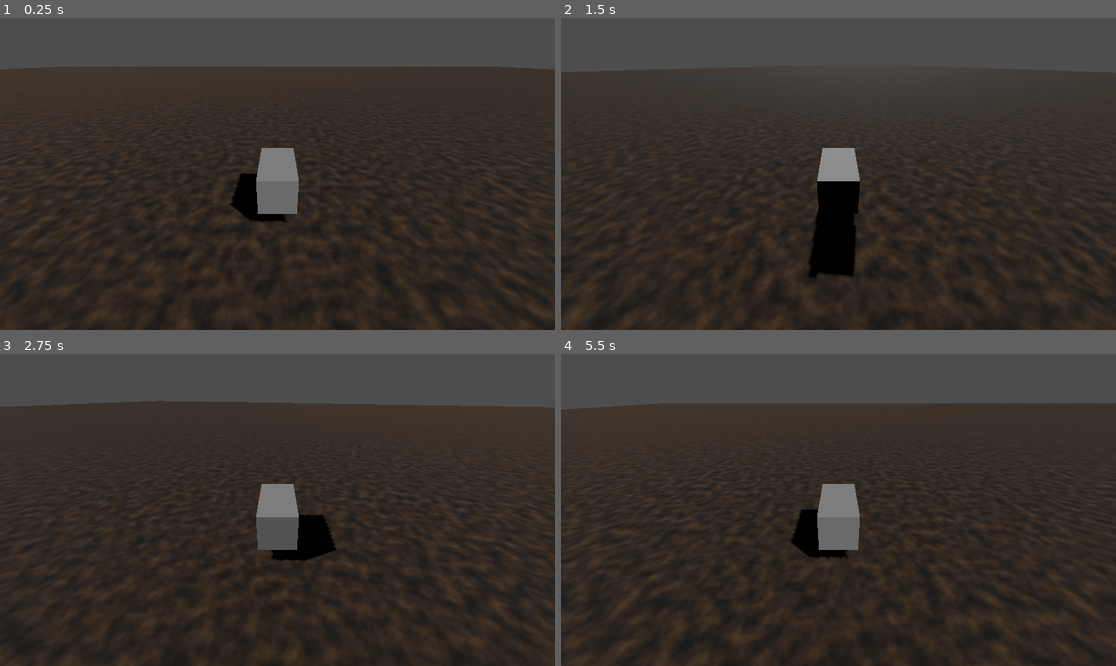
Above: before the commit, frames 1-4 (two rows, left to right).
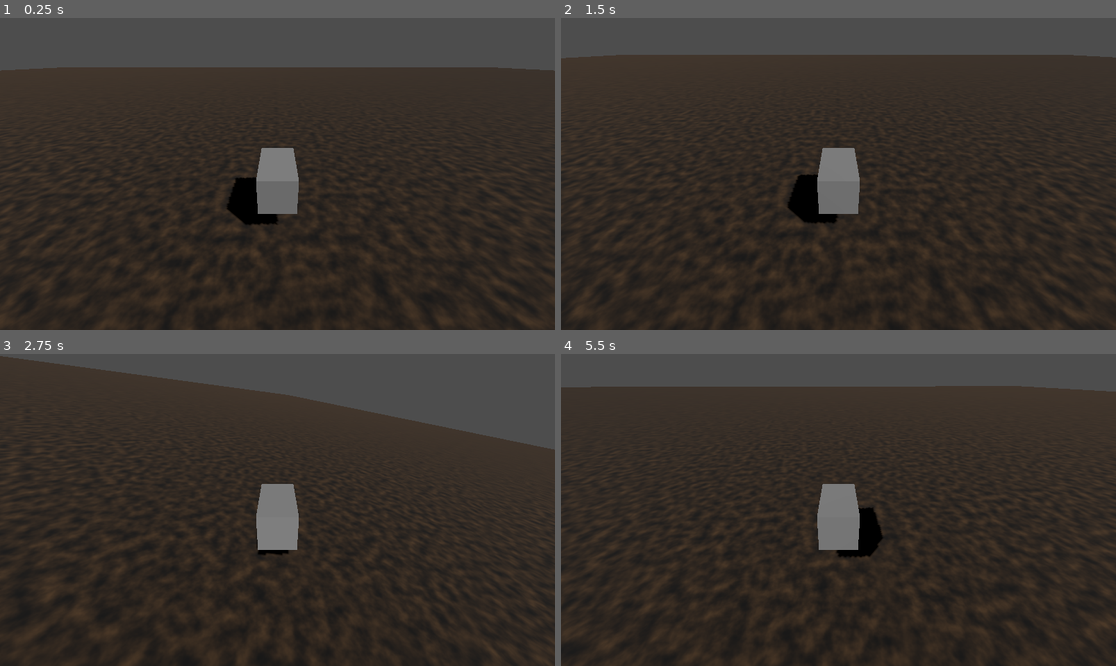
Above: after the commit, the same moments.

Repository: paul-asvb/godot-car-test
Game: Godot game, scene res://main.tscn
Two runs of this game, one before a commit and one after it. Both use one fixed random seed, a clock stepped at 60 frames per second and the inputs below.
Inputs:
- Up to frame 1 (0.25 s): no input
- Up to frame 2 (1.5 s): hold Right (ui_right) 0.53-1.28 s; hold Down (ui_down) from 1.28 s (still down)
- Up to frame 3 (2.75 s): release Down (ui_down) at 2.03 s; hold Right (ui_right) from 2.03 s (still down)
- Up to frame 4 (5.5 s): release Right (ui_right) at 2.78 s; hold Up (ui_up) 2.78-3.53 s; hold Left (ui_left) 3.53-5.03 s; hold Down (ui_down) from 5.03 s (still down)

The runs differ from the first frame. In frame 1, 2.5% of the frame differs, in the area x 0-100%, y 15-100%; in frame 2, 9.1%; in frame 3, 11%, in the area x 0-100%, y 0-100%; in frame 4, 8.7%.

Commit message:
feat: init car physics

Diff:
--- a/car.gd
+++ b/car.gd
@@ -1,46 +1,106 @@
-extends CharacterBody3D
+extends RigidBody3D
 
-const SPEED = 15.0
-const ROT_SPEED = 3.0
-const ACCEL = 10.0
-const FRICTION = 5.0
+# Suspension parameters
+const SPRING_STRENGTH = 150.0
+const SPRING_DAMPING = 10.0
+const REST_LENGTH = 0.5
+const WHEEL_RADIUS = 0.2
+
+# Drive parameters
+const ENGINE_FORCE = 40.0
+const BRAKE_FORCE = 20.0
+const MAX_STEER_ANGLE = 0.4
+const STEER_SPEED = 3.0
+
+# Tire grip
+const TIRE_GRIP = 0.8
+const TIRE_MASS = 1.0
+
+# Anti-roll stability
+const ANTI_ROLL_STRENGTH = 50.0
+const ANGULAR_DAMPING_MULTIPLIER = 3.0
+
+var current_steer = 0.0
+
+@onready var wheels = [
+	$WheelFL,
+	$WheelFR,
+	$WheelRL,
+	$WheelRR
+]
 
 func _physics_process(delta):
-	# Input: Left/Right to turn, Up/Down to move forward/backward
-	# Note: In Godot, negative Z is forward.
+	var steer_input = 0.0
+	if Input.is_action_pressed("ui_left"):
+		steer_input += 1.0
+	if Input.is_action_pressed("ui_right"):
+		steer_input -= 1.0
 
-	var rot_dir = 0
-	if Input.is_action_pressed("ui_left"):
-		rot_dir += 1
-	if Input.is_action_pressed("ui_right"):
-		rot_dir -= 1
+	current_steer = move_toward(current_steer, steer_input * MAX_STEER_ANGLE, STEER_SPEED * delta)
 
-	var move_dir = 0
-	# Pressing UP (forward) should move in -Z
+	var throttle = 0.0
 	if Input.is_action_pressed("ui_up"):
-		move_dir += 1
+		throttle += 1.0
 	if Input.is_action_pressed("ui_down"):
-		move_dir -= 1
+		throttle -= 1.0
 
-	# Rotate
-	if move_dir != 0:
-		# Only rotate when moving for realistic car feels, or always for arcade?
-		# Let's rotate always for simplicity
-		pass
-	rotate_y(rot_dir * ROT_SPEED * delta)
+	for i in range(wheels.size()):
+		var wheel: RayCast3D = wheels[i]
+		if not wheel.is_colliding():
+			continue
 
-	# Move
-	if move_dir != 0:
-		# Transform.basis.z is backward, so -basis.z is forward
-		var direction = -global_transform.basis.z * move_dir
-		velocity.x = move_toward(velocity.x, direction.x * SPEED, ACCEL * delta)
-		velocity.z = move_toward(velocity.z, direction.z * SPEED, ACCEL * delta)
-	else:
-		velocity.x = move_toward(velocity.x, 0, FRICTION * delta)
-		velocity.z = move_toward(velocity.z, 0, FRICTION * delta)
+		var contact_point = wheel.get_collision_point()
+		var contact_normal = wheel.get_collision_normal()
+		var wheel_pos = wheel.global_position
 
-	# Simple gravity
-	if not is_on_floor():
-		velocity.y -= 9.8 * delta
+		# Suspension force (spring + damper)
+		var ray_length = REST_LENGTH + WHEEL_RADIUS
+		var distance = wheel_pos.distance_to(contact_point)
+		var compression = ray_length - distance
 
-	move_and_slide()
+		if compression > 0:
+			var wheel_velocity = get_point_velocity(wheel_pos)
+			var vertical_velocity = contact_normal.dot(wheel_velocity)
+
+			var spring_force = compression * SPRING_STRENGTH
+			var damper_force = -vertical_velocity * SPRING_DAMPING
+			var suspension_force = contact_normal * (spring_force + damper_force)
+
+			apply_force(suspension_force, wheel_pos - global_position)
+
+			# Calculate tire forces
+			var forward_dir = -global_transform.basis.z
+			var right_dir = global_transform.basis.x
+
+			# Apply steering to front wheels (indices 0 and 1)
+			if i < 2:
+				forward_dir = forward_dir.rotated(Vector3.UP, current_steer)
+				right_dir = right_dir.rotated(Vector3.UP, current_steer)
+
+			# Lateral grip (prevent sliding)
+			var lateral_velocity = right_dir.dot(wheel_velocity)
+			var lateral_force = -right_dir * lateral_velocity * TIRE_GRIP * TIRE_MASS * 60.0
+			apply_force(lateral_force, wheel_pos - global_position)
+
+			# Drive force (rear wheel drive - indices 2 and 3)
+			if i >= 2 and throttle != 0:
+				var drive_force = forward_dir * throttle * ENGINE_FORCE
+				apply_force(drive_force, wheel_pos - global_position)
+
+	# Anti-roll stabilization
+	apply_anti_roll()
+
+	# Dampen roll and pitch angular velocity
+	var local_angular = global_transform.basis.inverse() * angular_velocity
+	local_angular.x *= 1.0 - (ANGULAR_DAMPING_MULTIPLIER * delta)
+	local_angular.z *= 1.0 - (ANGULAR_DAMPING_MULTIPLIER * delta)
+	angular_velocity = global_transform.basis * local_angular
+
+func apply_anti_roll():
+	var up = global_transform.basis.y
+	var target_up = Vector3.UP
+	var correction = up.cross(target_up)
+	apply_torque(correction * ANTI_ROLL_STRENGTH)
+
+func get_point_velocity(point: Vector3) -> Vector3:
+	return linear_velocity + angular_velocity.cross(point - global_position)
--- a/main.tscn
+++ b/main.tscn
@@ -43,8 +43,9 @@
 [node name="CollisionShape3D" type="CollisionShape3D" parent="Ground"]
 shape = SubResource("BoxShape3D_ground")
 
-[node name="Car" type="CharacterBody3D" parent="."]
-transform = Transform3D(1, 0, 0, 0, 1, 0, 0, 0, 1, 0, 0.5, 0)
+[node name="Car" type="RigidBody3D" parent="."]
+transform = Transform3D(1, 0, 0, 0, 1, 0, 0, 0, 1, 0, 1.0, 0)
+mass = 10.0
 script = ExtResource("1_car")
 
 [node name="MeshInstance3D" type="MeshInstance3D" parent="Car"]
@@ -55,3 +56,19 @@
 
 [node name="Camera3D" type="Camera3D" parent="Car"]
 transform = Transform3D(1, 0, 0, 0, 0.866025, 0.5, 0, -0.5, 0.866025, 0, 3, 5)
+
+[node name="WheelFL" type="RayCast3D" parent="Car"]
+transform = Transform3D(1, 0, 0, 0, 1, 0, 0, 0, 1, -0.5, -0.3, -0.8)
+target_position = Vector3(0, -0.7, 0)
+
+[node name="WheelFR" type="RayCast3D" parent="Car"]
+transform = Transform3D(1, 0, 0, 0, 1, 0, 0, 0, 1, 0.5, -0.3, -0.8)
+target_position = Vector3(0, -0.7, 0)
+
+[node name="WheelRL" type="RayCast3D" parent="Car"]
+transform = Transform3D(1, 0, 0, 0, 1, 0, 0, 0, 1, -0.5, -0.3, 0.8)
+target_position = Vector3(0, -0.7, 0)
+
+[node name="WheelRR" type="RayCast3D" parent="Car"]
+transform = Transform3D(1, 0, 0, 0, 1, 0, 0, 0, 1, 0.5, -0.3, 0.8)
+target_position = Vector3(0, -0.7, 0)
